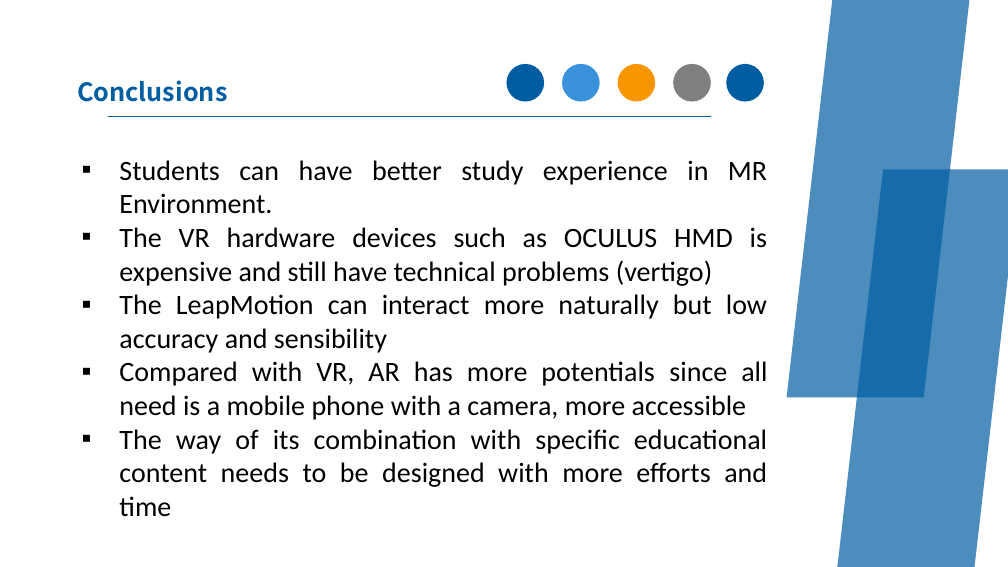
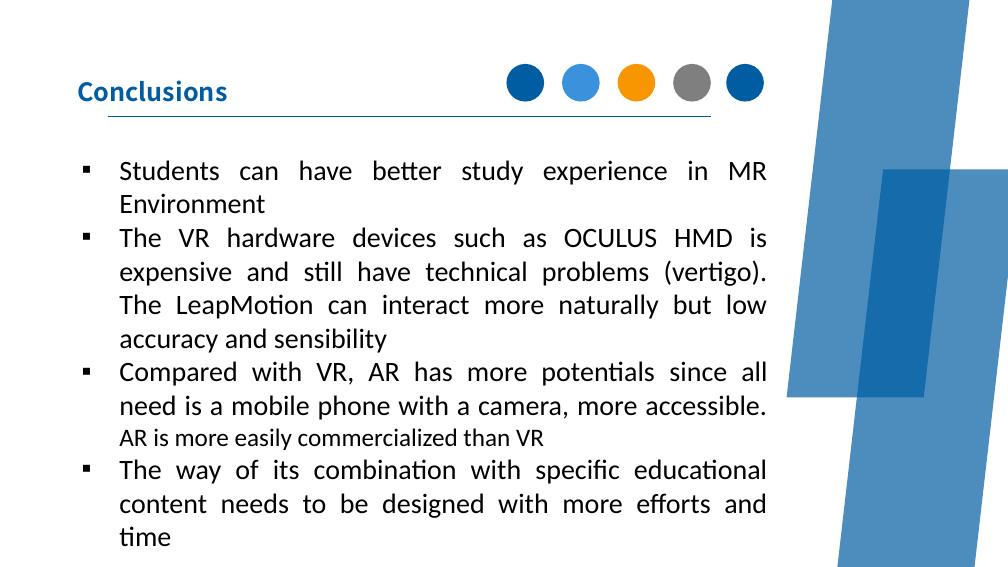
Before and after one commit to duanxiaoyun/PhD-thesis-, a slide deck: slide 32 of Development and Evaluation of Mixed Reality Educational Applications.pptx (slide 33 before the commit). Drawn at 1008x567 pixels with LibreOffice and Linux fonts; fonts in the diff are those of the drawing; background and template pictures are left out. Boxes give left, top, right and bottom in pixels: in the first picture for what was removed or moved away, otherwise in the second. Text is boxed around its words. In the diff, an @@ line names an element or a change of style, - is before the commit and + after.

```diff
--- a/Development and Evaluation of Mixed Reality Educational Applications.pptx
+++ b/Development and Evaluation of Mixed Reality Educational Applications.pptx
@@ text at bbox=[119, 160, 768, 450]: text changed @@
-▪ Students can have better study experience in MR Environment.
-▪ The VR hardware devices such as OCULUS HMD is expensive and still have technical problems (vertigo)
-▪ The LeapMotion can interact more naturally but low accuracy and sensibility
-▪ Compared with VR, AR has more potentials since all need is a mobile phone with a camera, more accessible
+▪ Students can have better study experience in MR Environment
+▪ The VR hardware devices such as OCULUS HMD is expensive and still have technical problems (vertigo). The LeapMotion can interact more naturally but low accuracy and sensibility
+▪ Compared with VR, AR has more potentials since all need is a mobile phone with a camera, more accessible. AR is more easily commercialized than VR
```
Also in this commit, not shown: 4 other slides changed, 1 slide removed, 16 other files.
